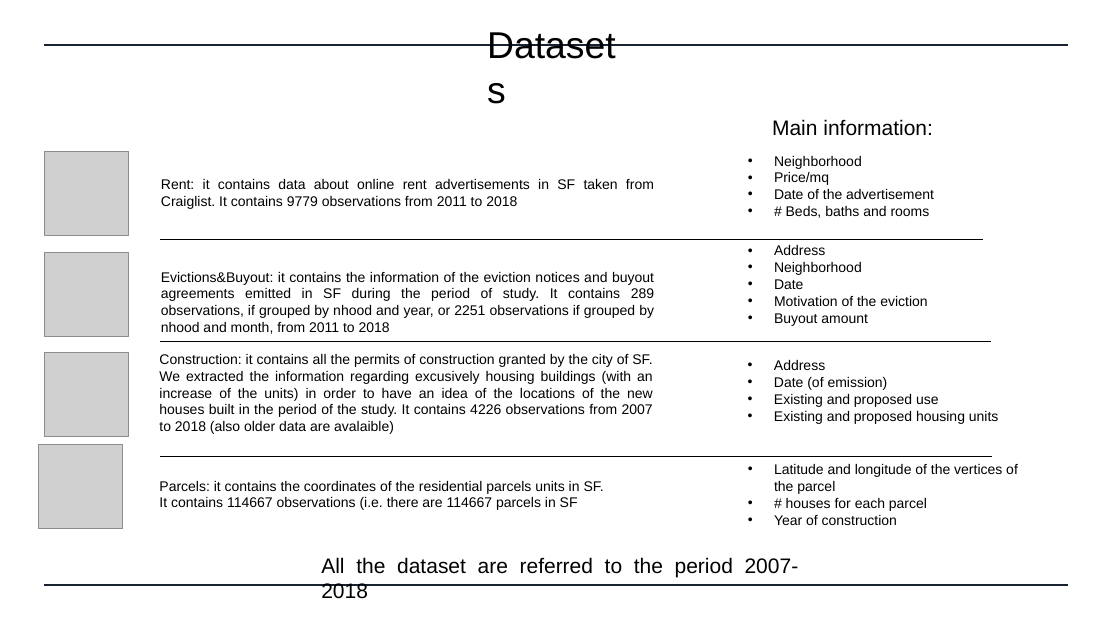
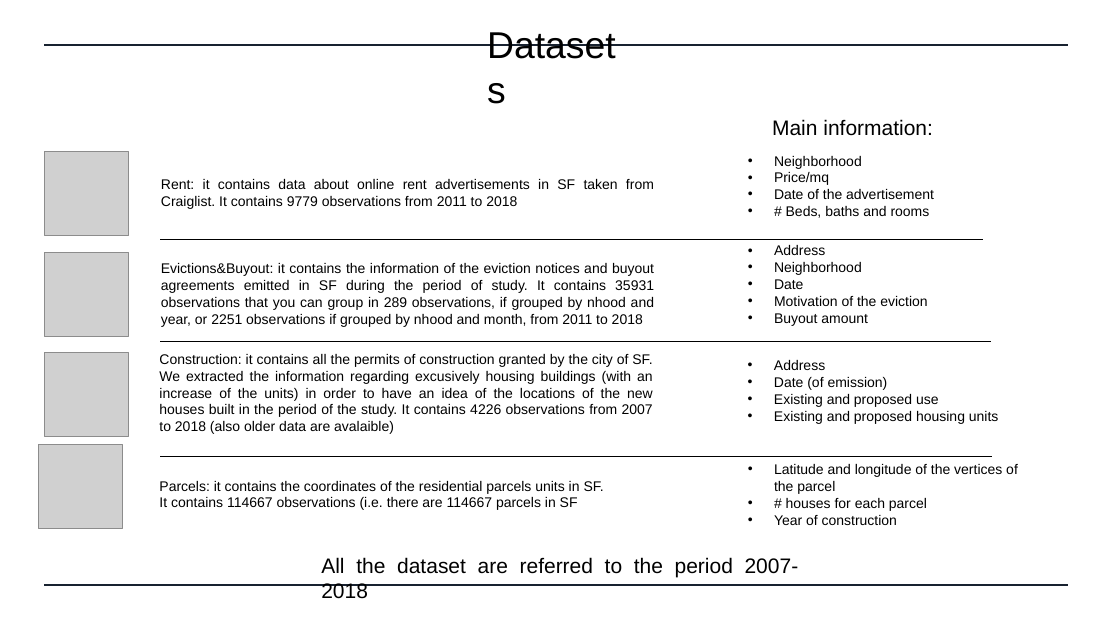
Before and after one commit to pietrobogani/SF-houses, a slide deck: slide 2 of Prima Presentazione.pptx. Drawn at 1120x630 pixels with LibreOffice and Linux fonts; fonts in the diff are those of the drawing; grey boxes stand for pictures. Boxes give left, top, right and bottom in pixels: in the first picture for what was removed or moved away, otherwise in the second. Text is boxed around its words. In the diff, an @@ line names an element or a change of style, - is before the commit and + after.

```diff
--- a/Prima Presentazione.pptx
+++ b/Prima Presentazione.pptx
@@ text at [161,263,654,327]: text changed @@
-Evictions&Buyout: it contains the information of the eviction notices and buyout agreements emitted in SF during the period of study. It contains 289 observations, if grouped by nhood and year, or 2251 observations if grouped by nhood and month, from 2011 to 2018
+Evictions&Buyout: it contains the information of the eviction notices and buyout agreements emitted in SF during the period of study. It contains 35931 observations that you can group in 289 observations, if grouped by nhood and year, or 2251 observations if grouped by nhood and month, from 2011 to 2018
```
Also in this commit, not shown: 1 other file.
